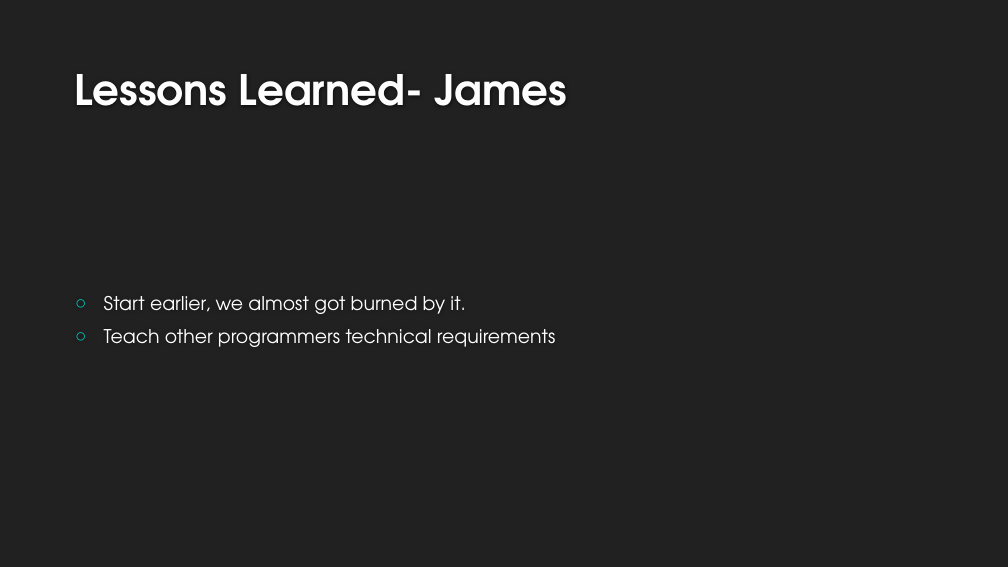
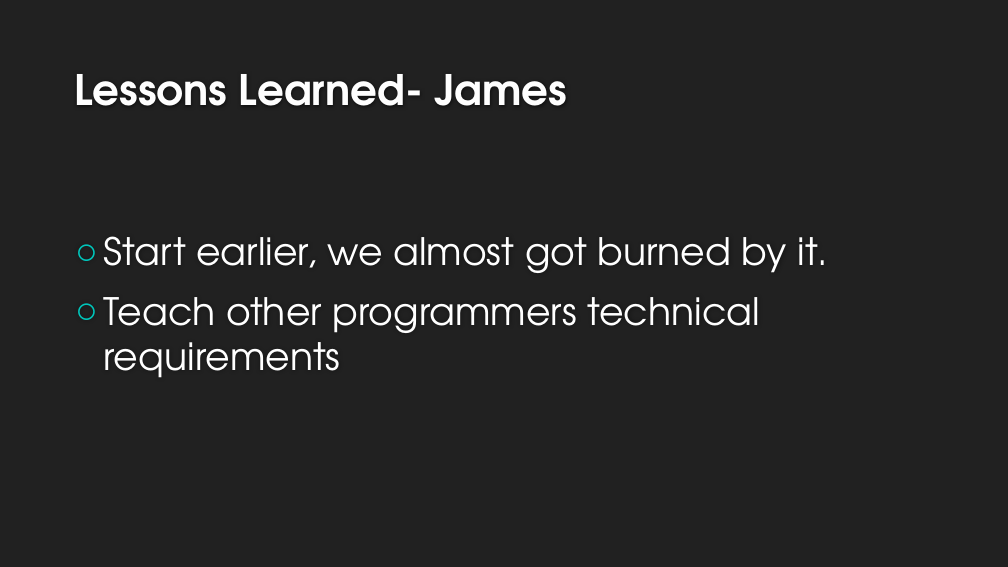
Before and after one commit to killjoy01/SeniorProject, a slide deck: slide 8 of Presentation.ppx.pptx (slide 7 before the commit). Drawn at 1008x567 pixels with LibreOffice and Linux fonts; fonts in the diff are those of the drawing; background and template pictures are left out. Boxes give left, top, right and bottom in pixels: in the first picture for what was removed or moved away, otherwise in the second. Text is boxed around its words. In the diff, an @@ line names an element or a change of style, - is before the commit and + after.

```diff
--- a/Presentation.ppx.pptx
+++ b/Presentation.ppx.pptx
@@ text "Start earlier, we almost got ..." at [104, 236, 828, 378]: size 18 to 36 pt; more space between paragraphs @@
```
Also in this commit, not shown: 1 other slide changed, 1 slide added, 1 other file.
